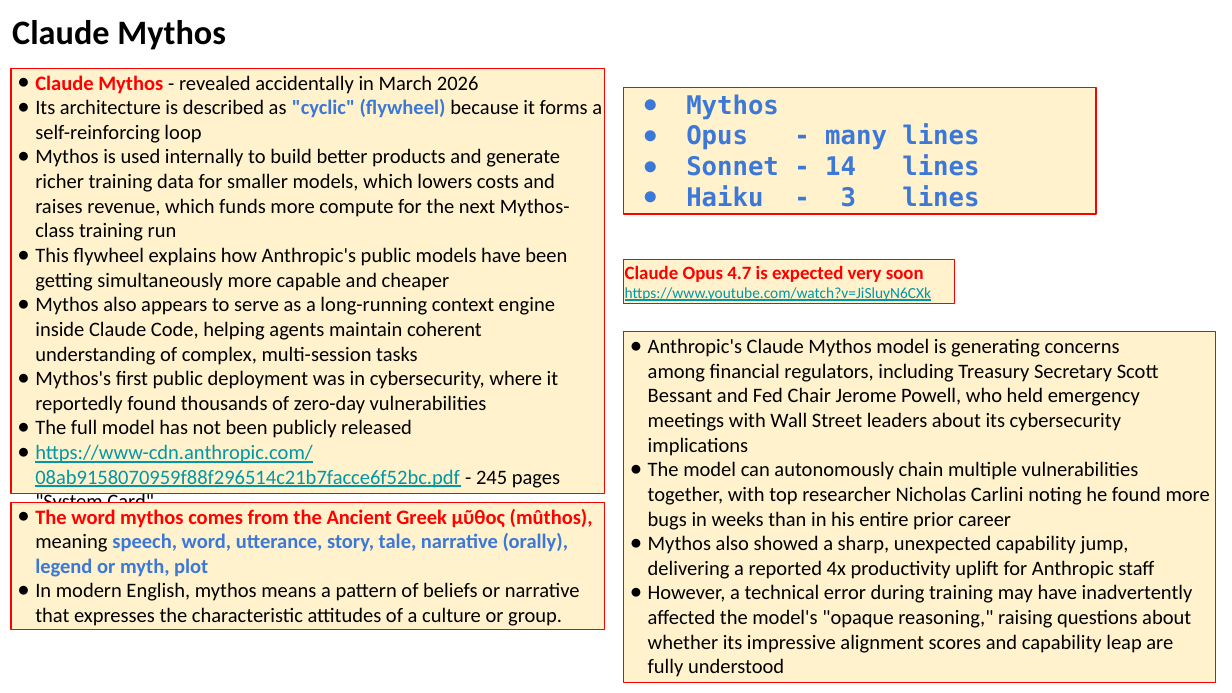
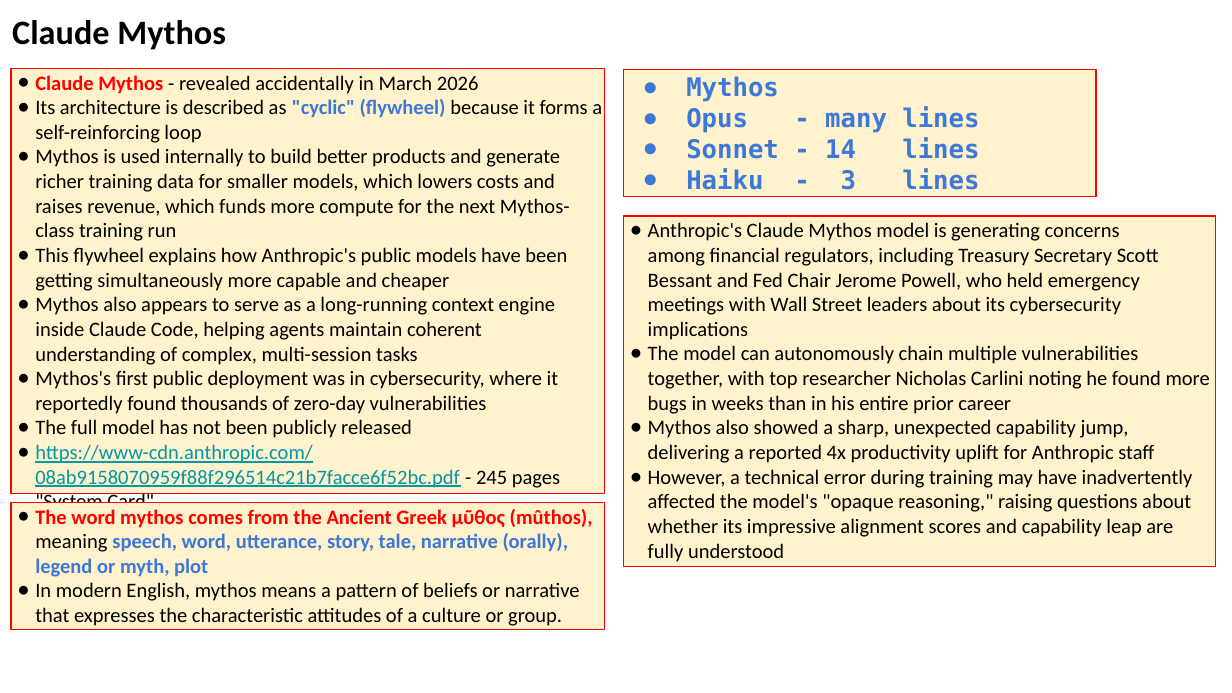
Before and after one commit to lselector/seminar, a slide deck: slide 4 of 2026/2026-04-17-AI-Updates.pptx. Drawn at 1232x693 pixels with LibreOffice and Linux fonts; fonts in the diff are those of the drawing. Boxes give left, top, right and bottom in pixels: in the first picture for what was removed or moved away, otherwise in the second. Text is boxed around its words. In the diff, an @@ line names an element or a change of style, - is before the commit and + after.

```diff
--- a/2026/2026-04-17-AI-Updates.pptx
+++ b/2026/2026-04-17-AI-Updates.pptx
@@ rectangle "Mythos": place and size @@
-rectangle "Mythos" at [623,87,1096,214]
+rectangle "Mythos" at [623,70,1096,197]
@@ rectangle "Anthropic's Claude Mythos model is ...": place and size @@
-rectangle "Anthropic's Claude Mythos model is ..." at [623,331,1215,683]
+rectangle "Anthropic's Claude Mythos model is ..." at [623,216,1215,567]
@@ rectangle removed at [623,259,955,303] @@
-Claude Opus 4.7 is expected very soon
-https://www.youtube.com/watch?v=JiSluyN6CXk
```
Also in this commit, not shown: 9 other slides changed, 4 slides added, 1 slide removed.
